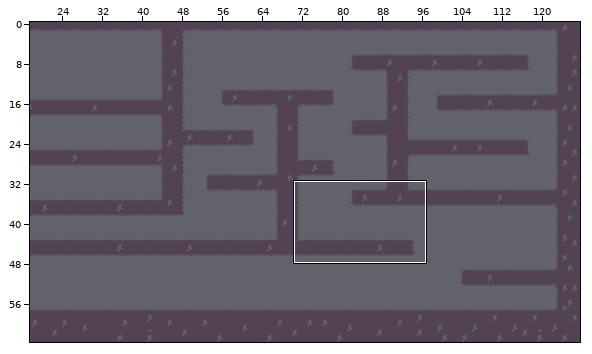
Two versions of a level (Tiled map, OblArmendarizMiguez/build/debug-html5/Mapa3.tmx). The first picture is a wide view before the edit; the outline marks the close-up.
Close-up. Before the commit:
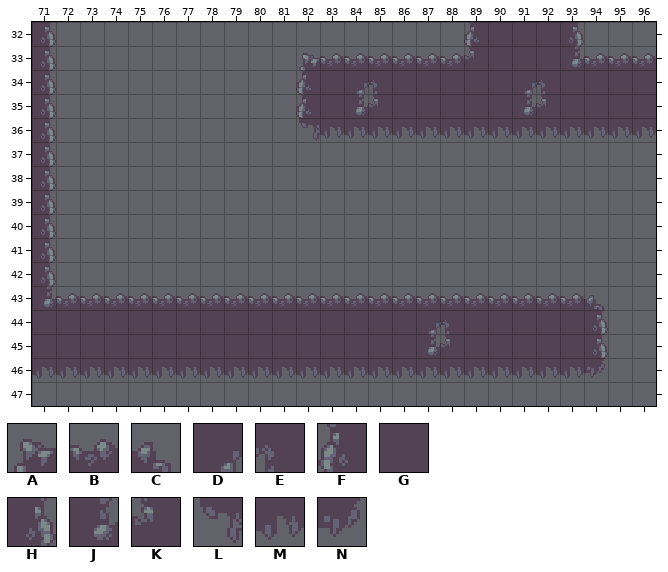
Cells are 16x16 px. Shown: x 71..96, y 32..47. The commit also changed other parts of the map, which this record leaves out.
Key: from "GreenTiles": A 30, B 31, C 32, D 33, E 34, F 40, G 41, H 42, J 43, K 44, L 50, M 51, N 52.
_ is an empty cell.
Layer "Solid" before, first column x 71:
32 H_________________FGGGH___
33 H__________ABBBBBBKGGGJBBB
34 H__________FGDEGGGGGDEGGGG
35 H__________FGJKGGGGGJKGGGG
36 H__________LMMMMMMMMMMMMMM
37 H_________________________
38 H_________________________
39 H_________________________
40 H_________________________
41 H_________________________
42 H_________________________
43 JBBBBBBBBBBBBBBBBBBBBBBC__
44 GGGGGGGGGGGGGGGGDEGGGGGH__
45 GGGGGGGGGGGGGGGGJKGGGGGH__
46 MMMMMMMMMMMMMMMMMMMMMMMN__
47 __________________________
The result:
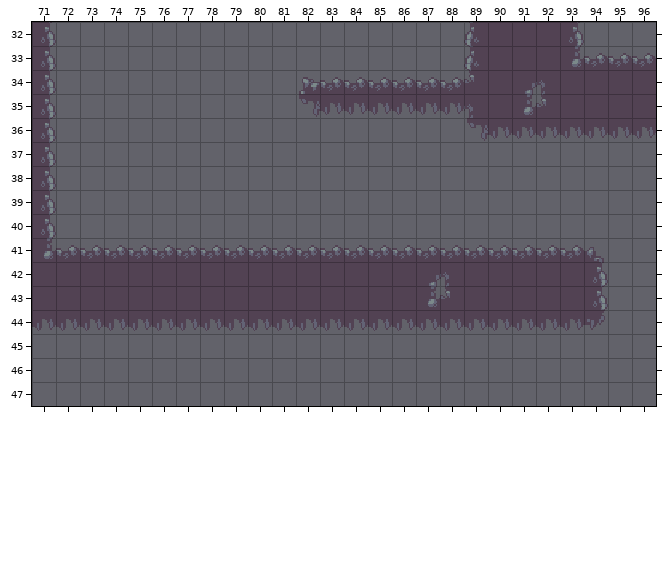
Edits made:
{"where": "layer \"Solid\""}
{"y":33,"x":82,"old":"ABBBBBBK","new":"_______F"}
{"y":34,"x":82,"old":"FGDEGGGG","new":"ABBBBBBK"}
{"y":35,"x":82,"old":"FGJKGGGG","new":"LMMMMMME"}
{"y":36,"x":82,"old":"LMMMMMMM","new":"_______L"}
{"y":41,"x":71,"old":"H_______________________","new":"JBBBBBBBBBBBBBBBBBBBBBBC"}
{"y":42,"x":71,"old":"H_______________________","new":"GGGGGGGGGGGGGGGGDEGGGGGH"}
{"y":43,"x":71,"old":"JBBBBBBBBBBBBBBBBBBBBBBC","new":"GGGGGGGGGGGGGGGGJKGGGGGH"}
{"y":44,"x":71,"old":"GGGGGGGGGGGGGGGGDEGGGGGH","new":"MMMMMMMMMMMMMMMMMMMMMMMN"}
{"y":45,"x":71,"old":"GGGGGGGGGGGGGGGGJKGGGGGH","new":"________________________"}
{"y":46,"x":71,"old":"MMMMMMMMMMMMMMMMMMMMMMMN","new":"________________________"}
{"label":"changed","picture_box":[296,46,488,141]}
{"label":"changed","picture_box":[32,238,608,379]}
